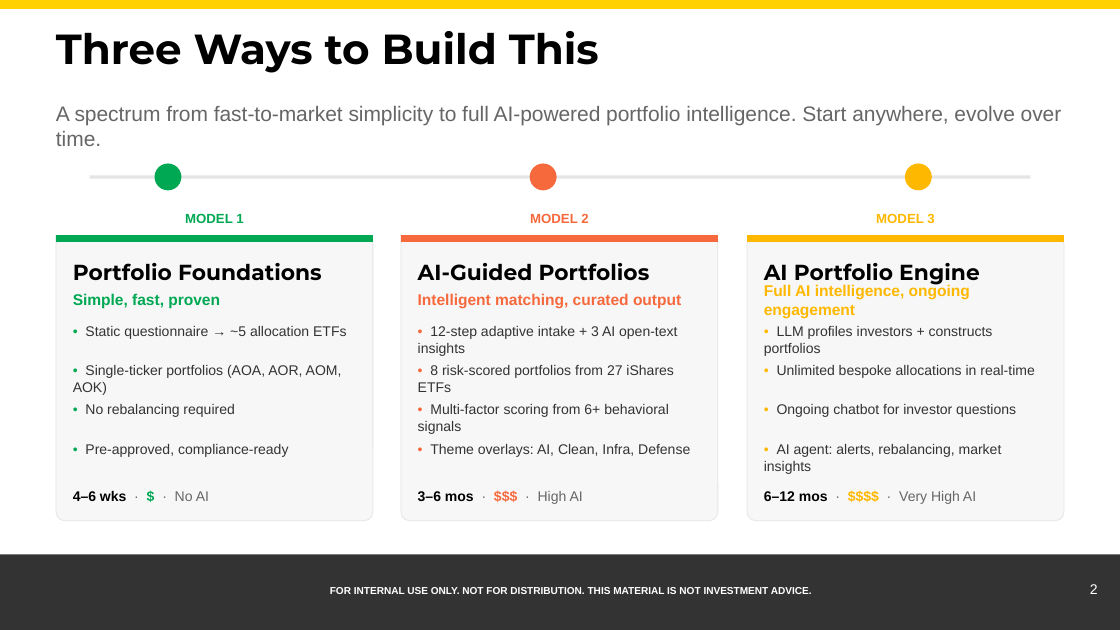
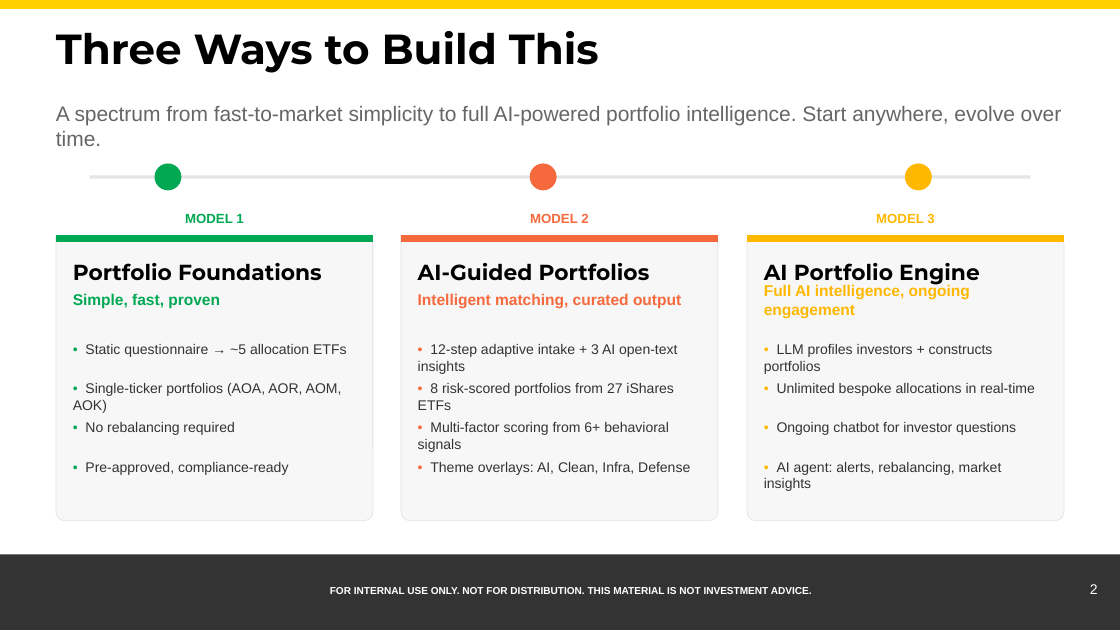
Before and after one commit to samuelcmcclellan-cell/ishares-direct-personalization, a slide deck: slide 2 of public/deck/iShares_Direct_Personalization_2_Slides.pptx. Drawn at 1120x630 pixels with LibreOffice and Linux fonts; fonts in the diff are those of the drawing. Boxes give left, top, right and bottom in pixels: in the first picture for what was removed or moved away, otherwise in the second. Text is boxed around its words. In the diff, an @@ line names an element or a change of style, - is before the commit and + after.

```diff
--- a/public/deck/iShares_Direct_Personalization_2_Slides.pptx
+++ b/public/deck/iShares_Direct_Personalization_2_Slides.pptx
@@ 3 texts moved together from (x1=85, y1=326, x2=993, y2=356) to (x1=85, y1=344, x2=993, y2=374) @@
@@ 9 texts moved together from (x1=73, y1=365, x2=1034, y2=474) to (x1=73, y1=383, x2=1034, y2=491) @@
@@ text removed at (x1=73, y1=491, x2=209, y2=501) @@
-4–6 wks · $ · No AI
@@ text removed at (x1=418, y1=491, x2=583, y2=504) @@
-3–6 mos · $$$ · High AI
@@ text removed at (x1=764, y1=491, x2=976, y2=504) @@
-6–12 mos · $$$$ · Very High AI
```
Also in this commit, not shown: 1 other file.
